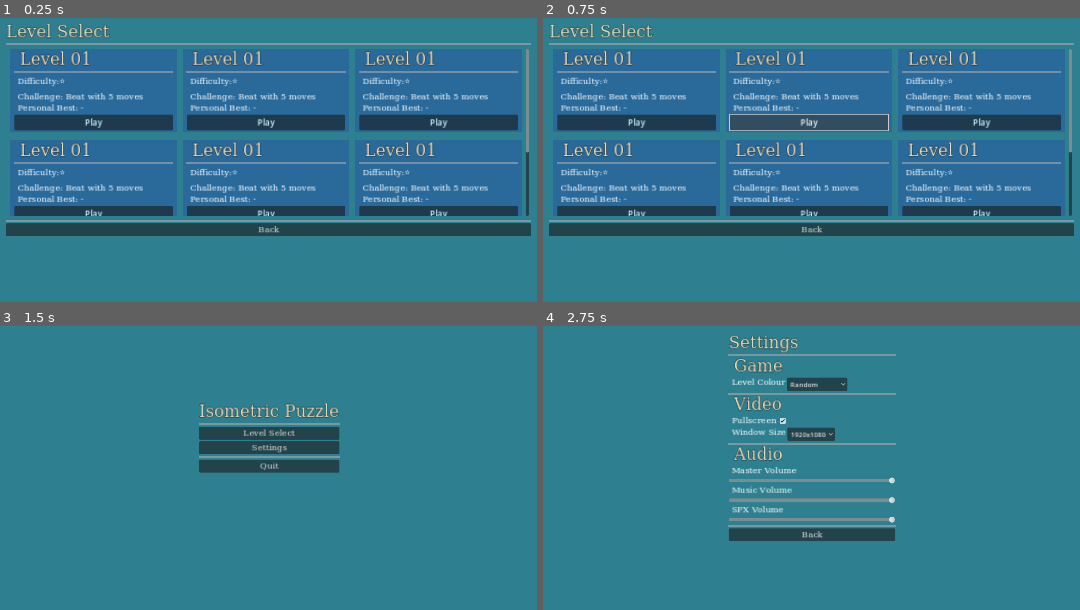
Above: before the commit, frames 1-4 (two rows, left to right).
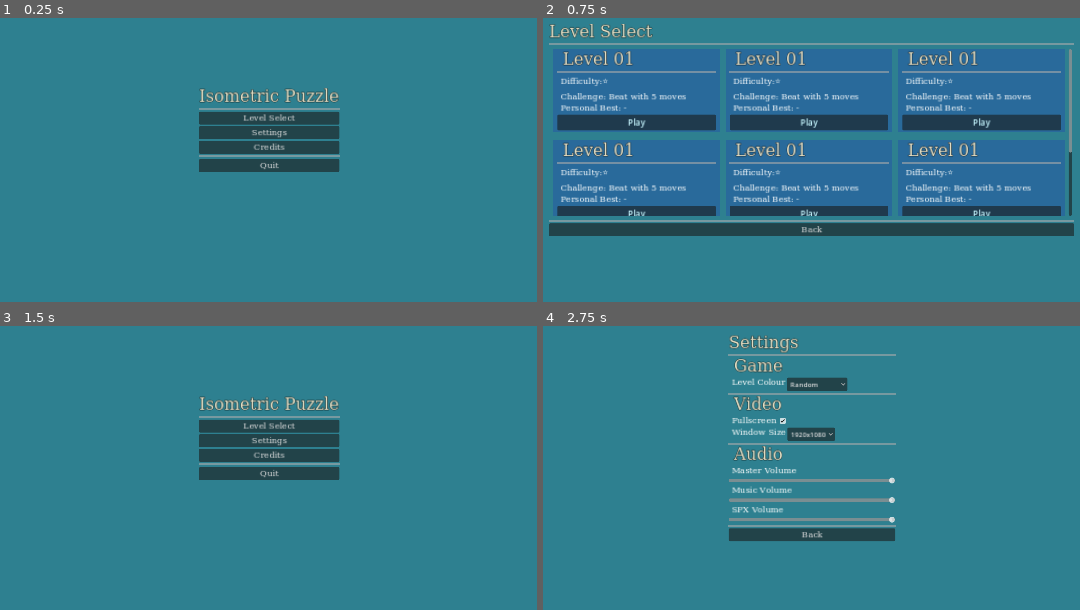
Above: after the commit, the same moments.

Repository: JakeDaSpud/triso
Game: Godot game, scene res://Scenes/Menus/StartMenu.tscn
Two runs of this game, one before a commit and one after it. Both use one fixed random seed, a clock stepped at 60 frames per second and the inputs below.
Inputs (mouse positions are in pixels of both pictures, inside the frame that each line leads up to):
- Up to frame 1 (0.25 s): no input
- Up to frame 2 (0.75 s): click (811, 117) at 0.5 s, where only the run after the commit has a clickable "Level Select"
- Up to frame 3 (1.5 s): click "Back" at 1.25 s
- Up to frame 4 (2.75 s): click "Settings" at 2 s

The runs differ from the first frame. In frame 1, 25% of the frame differs, in the area x 1-99%, y 2-77%; in frame 2, 0.3%; in frame 3, 4.1%; in frame 4, nothing differs.

Commit message:
:lipstick: made credits menu

Diff:
--- a/Scenes/Menus/StartMenu.tscn
+++ b/Scenes/Menus/StartMenu.tscn
@@ -34,7 +34,6 @@
 color = Color(0.180239, 0.503054, 0.563255, 1)
 
 [node name="Main" type="Control" parent="."]
-visible = false
 layout_mode = 1
 anchors_preset = 15
 anchor_right = 1.0
@@ -88,6 +87,11 @@
 layout_mode = 2
 theme = ExtResource("3_fnmx3")
 text = "Settings"
+
+[node name="Credits_Button" type="Button" parent="Main/HBoxContainer/VBoxContainer"]
+layout_mode = 2
+theme = ExtResource("3_fnmx3")
+text = "Credits"
 
 [node name="HSeparator" type="HSeparator" parent="Main/HBoxContainer/VBoxContainer"]
 layout_mode = 2
@@ -372,6 +376,7 @@
 text = "Back"
 
 [node name="LevelSelect" type="Control" parent="."]
+visible = false
 layout_mode = 1
 anchors_preset = 15
 anchor_right = 1.0
@@ -1132,10 +1137,138 @@
 theme = ExtResource("3_fnmx3")
 text = "Back"
 
+[node name="Credits" type="Control" parent="."]
+visible = false
+layout_mode = 1
+anchors_preset = 15
+anchor_right = 1.0
+anchor_bottom = 1.0
+grow_horizontal = 2
+grow_vertical = 2
+
+[node name="HBoxContainer" type="HBoxContainer" parent="Credits"]
+layout_mode = 1
+anchors_preset = 8
+anchor_left = 0.5
+anchor_top = 0.5
+anchor_right = 0.5
+anchor_bottom = 0.5
+offset_left = -200.0
+offset_top = -121.5
+offset_right = 200.0
+offset_bottom = 121.5
+grow_horizontal = 2
+grow_vertical = 2
+
+[node name="VBoxContainer" type="VBoxContainer" parent="Credits/HBoxContainer"]
+layout_mode = 2
+size_flags_horizontal = 4
+size_flags_vertical = 4
+
+[node name="Credits Title" type="RichTextLabel" parent="Credits/HBoxContainer/VBoxContainer"]
+layout_mode = 2
+theme = ExtResource("1_6qus3")
+theme_override_colors/default_color = Color(0.894448, 0.8657, 0.756734, 1)
+theme_override_colors/font_outline_color = Color(0, 0, 0, 1)
+theme_override_constants/outline_size = 3
+theme_override_constants/shadow_offset_y = 2
+theme_override_constants/shadow_offset_x = 2
+text = "Credits"
+fit_content = true
+autowrap_mode = 0
+
+[node name="HSeparator" type="HSeparator" parent="Credits/HBoxContainer/VBoxContainer"]
+layout_mode = 2
+theme = ExtResource("3_fnmx3")
+theme_override_constants/separation = 5
+theme_override_styles/separator = SubResource("StyleBoxLine_1w6fw")
+
+[node name="Jake O\'Reilly Title" type="RichTextLabel" parent="Credits/HBoxContainer/VBoxContainer"]
+layout_mode = 2
+theme = ExtResource("1_6qus3")
+theme_override_colors/default_color = Color(0.894448, 0.8657, 0.756734, 1)
+theme_override_colors/font_outline_color = Color(0, 0, 0, 1)
+theme_override_constants/outline_size = 3
+theme_override_constants/shadow_offset_y = 2
+theme_override_constants/shadow_offset_x = 2
+text = " Jake O'Reilly"
+fit_content = true
+autowrap_mode = 0
+
+[node name="Jake Jobs" type="RichTextLabel" parent="Credits/HBoxContainer/VBoxContainer"]
+layout_mode = 2
+theme = ExtResource("3_fnmx3")
+text = " Lead, Programming, Concept, Level Design"
+fit_content = true
+autowrap_mode = 0
+
+[node name="HSeparator3" type="HSeparator" parent="Credits/HBoxContainer/VBoxContainer"]
+layout_mode = 2
+theme = ExtResource("3_fnmx3")
+theme_override_constants/separation = 5
+theme_override_styles/separator = SubResource("StyleBoxLine_1w6fw")
+
+[node name="Kaylon Riordan Title" type="RichTextLabel" parent="Credits/HBoxContainer/VBoxContainer"]
+layout_mode = 2
+theme = ExtResource("1_6qus3")
+theme_override_colors/default_color = Color(0.894448, 0.8657, 0.756734, 1)
+theme_override_colors/font_outline_color = Color(0, 0, 0, 1)
+theme_override_constants/outline_size = 3
+theme_override_constants/shadow_offset_y = 2
+theme_override_constants/shadow_offset_x = 2
+text = " Kaylon Riordan"
+fit_content = true
+autowrap_mode = 0
+
+[node name="Kaylon Riordan Jobs" type="RichTextLabel" parent="Credits/HBoxContainer/VBoxContainer"]
+layout_mode = 2
+theme = ExtResource("3_fnmx3")
+text = " Programming: Player Collision"
+fit_content = true
+autowrap_mode = 0
+
+[node name="HSeparator2" type="HSeparator" parent="Credits/HBoxContainer/VBoxContainer"]
+layout_mode = 2
+theme = ExtResource("3_fnmx3")
+theme_override_constants/separation = 5
+theme_override_styles/separator = SubResource("StyleBoxLine_1w6fw")
+
+[node name="Eoin Hamill Title" type="RichTextLabel" parent="Credits/HBoxContainer/VBoxContainer"]
+layout_mode = 2
+theme = ExtResource("1_6qus3")
+theme_override_colors/default_color = Color(0.894448, 0.8657, 0.756734, 1)
+theme_override_colors/font_outline_color = Color(0, 0, 0, 1)
+theme_override_constants/outline_size = 3
+theme_override_constants/shadow_offset_y = 2
+theme_override_constants/shadow_offset_x = 2
+text = " Eoin Hamill"
+fit_content = true
+autowrap_mode = 0
+
+[node name="Eoin Hamill Jobs" type="RichTextLabel" parent="Credits/HBoxContainer/VBoxContainer"]
+layout_mode = 2
+theme = ExtResource("3_fnmx3")
+text = " 3D Art: Player Models, Tile Models"
+fit_content = true
+autowrap_mode = 0
+
+[node name="HSeparator4" type="HSeparator" parent="Credits/HBoxContainer/VBoxContainer"]
+layout_mode = 2
+theme = ExtResource("3_fnmx3")
+theme_override_constants/separation = 5
+theme_override_styles/separator = SubResource("StyleBoxLine_1w6fw")
+
+[node name="Back_Button" type="Button" parent="Credits/HBoxContainer/VBoxContainer"]
+layout_mode = 2
+theme = ExtResource("3_fnmx3")
+text = "Back"
+
 [connection signal="pressed" from="Main/HBoxContainer/VBoxContainer/Level_Select_Button" to="." method="open_level_select_menu"]
 [connection signal="pressed" from="Main/HBoxContainer/VBoxContainer/Settings_Button" to="." method="open_settings_menu"]
+[connection signal="pressed" from="Main/HBoxContainer/VBoxContainer/Credits_Button" to="." method="open_credits_menu"]
 [connection signal="pressed" from="Main/HBoxContainer/VBoxContainer/Quit_Button" to="." method="quit"]
 [connection signal="toggled" from="Settings/HBoxContainer/VBoxContainer/Fullscreen/Fullscreen_Check" to="." method="settings_toggle_fullscreen"]
 [connection signal="item_selected" from="Settings/HBoxContainer/VBoxContainer/Resolution/Resolutions_Dropdown" to="." method="settings_set_resolution_and_window_size"]
 [connection signal="pressed" from="Settings/HBoxContainer/VBoxContainer/Back_Button" to="." method="open_main_menu"]
 [connection signal="pressed" from="LevelSelect/NewLevelSelect/VBoxContainer/Back_Button" to="." method="open_main_menu"]
+[connection signal="pressed" from="Credits/HBoxContainer/VBoxContainer/Back_Button" to="." method="open_main_menu"]
--- a/Scenes/Menus/start_menu.gd
+++ b/Scenes/Menus/start_menu.gd
@@ -4,6 +4,7 @@
 var main : Control;
 var settings : Control;
 var level_select : Control;
+var credits : Control;
 
 # Called when the node enters the scene tree for the first time.
 func _ready():
@@ -11,6 +12,7 @@
 	main = $Main;
 	settings = $Settings;
 	level_select = $LevelSelect;
+	credits = $Credits;
 
 # Called every frame. 'delta' is the elapsed time since the previous frame.
 func _process(_delta):
@@ -19,14 +21,30 @@
 func open_main_menu() -> void:
 	settings.hide();
 	level_select.hide();
+	credits.hide();
 
 	main.show();;
 
 func open_settings_menu() -> void:
 	main.hide();
 	level_select.hide();
+	credits.hide();
 
 	settings.show();
+
+func open_level_select_menu() -> void:
+	main.hide();
+	settings.hide();
+	credits.hide();
+
+	level_select.show();
+
+func open_credits_menu() -> void:
+	main.hide();
+	settings.hide();
+	level_select.hide();
+
+	credits.show();
 
 func settings_toggle_fullscreen(toggled_on : bool) -> void:
 
@@ -62,12 +80,6 @@
 	elif (index == 10):
 		DisplayServer.window_set_size(Vector2i(640, 480));
 
-func open_level_select_menu() -> void:
-	main.hide();
-	settings.hide();
-
-	level_select.show();;
-
 # Close game window
 func quit() -> void:
 	get_tree().quit();
